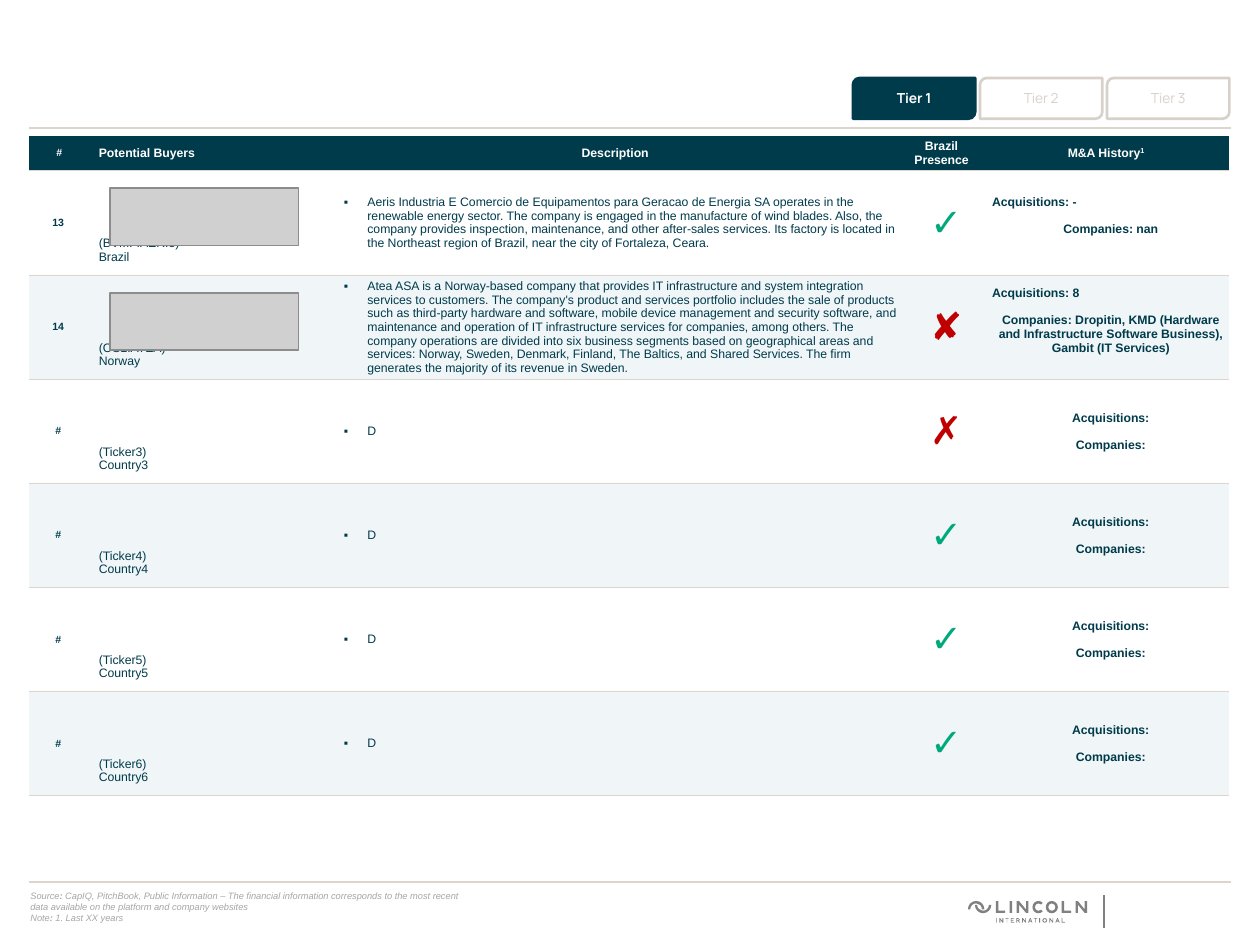
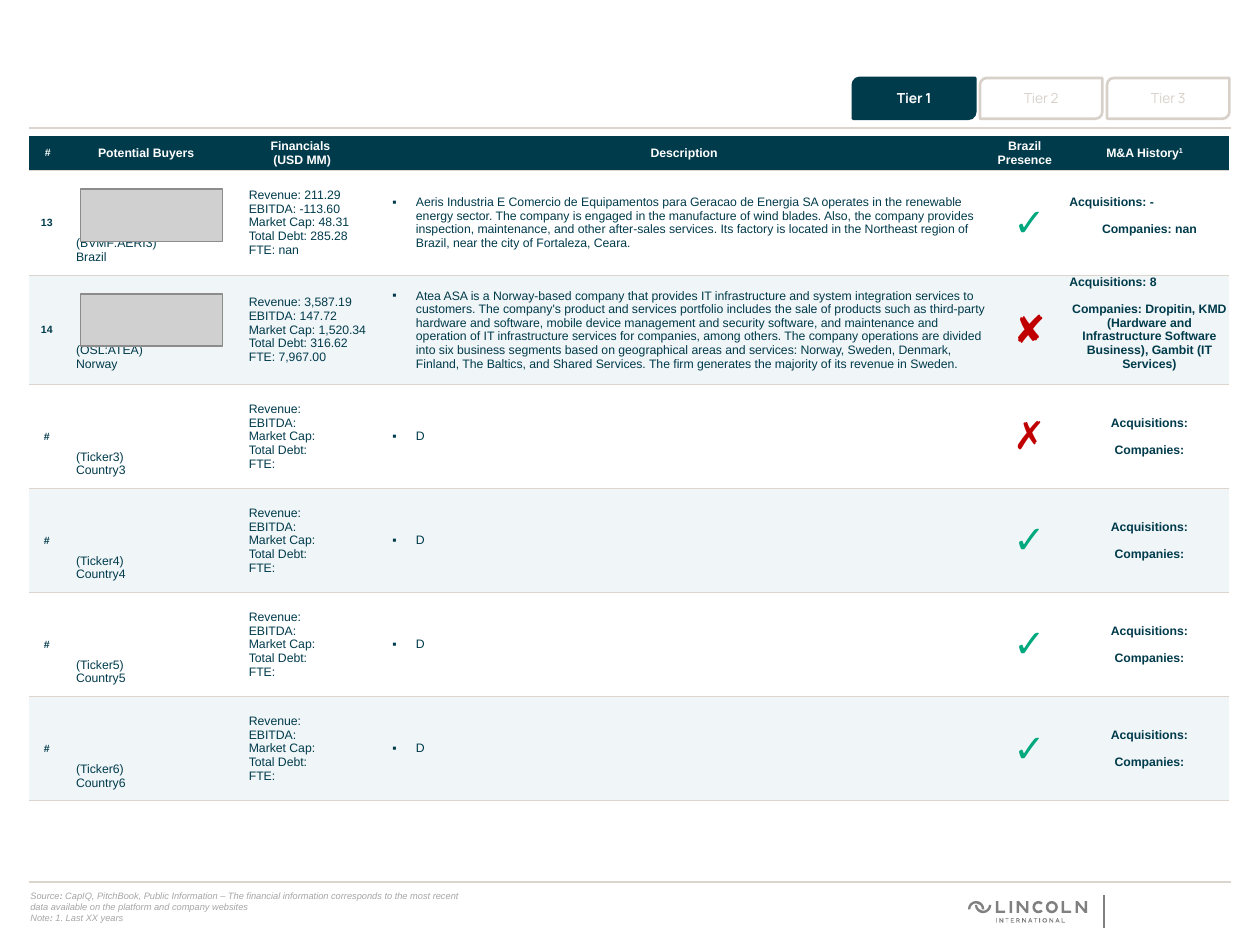
Before and after one commit to gabrielgreisen/IB-pptx-opt-linc, a slide deck: slide 8 of buyers_presentation.pptx. Drawn at 1260x945 pixels with LibreOffice and Linux fonts; fonts in the diff are those of the drawing; grey boxes stand for pictures; background and template pictures are left out. Boxes give left, top, right and bottom in pixels: in the first picture for what was removed or moved away, otherwise in the second. Text is boxed around its words. In the diff, an @@ line names an element or a change of style, - is before the commit and + after.

```diff
--- a/buyers_presentation.pptx
+++ b/buyers_presentation.pptx
@@ table at [29,136,1228,796] @@
+column 3: Financials / (USD MM) | Revenue: 211.29 EBITDA: -113.60 Market Cap: 48.31 Total Debt: 285.28 FTE: nan | Revenue: 3,587.19 EBITDA: 147.72 Market Cap: 1,520.34 Total Debt: 316.62 FTE: 7,967.00 | Revenue: / EBITDA: / Market Cap: / Total Debt: / FTE: | Revenue: / EBITDA: / Market Cap: / Total Debt: / FTE: | Revenue: / EBITDA: / Market Cap: / Total Debt: / FTE: | Revenue: / EBITDA: / Market Cap: / Total Debt: / FTE:
@@ picture: place and size @@
-picture at [110,188,299,246]
+picture at [81,189,223,242]
@@ picture: place and size @@
-picture at [110,294,299,350]
+picture at [81,294,223,345]
```
Also in this commit, not shown: 2 other slides changed, 2 other files.
